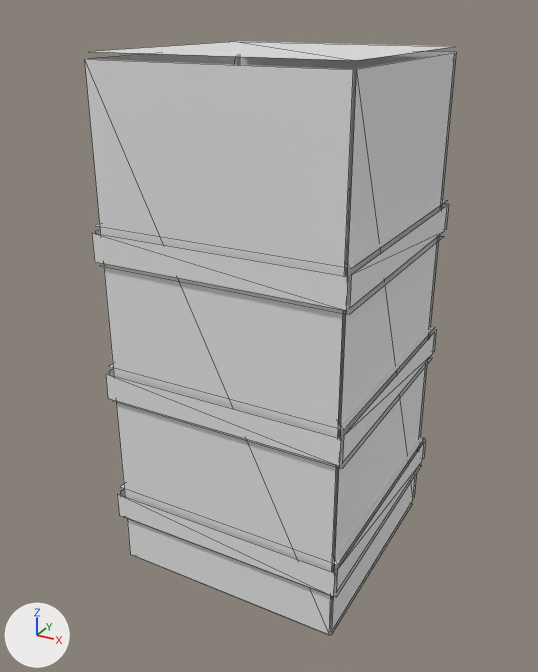
Renders of the OBJ model tools/armor_src/models/entity/stormcaller/legs_leg_l.obj from each side of a commit.
Camera for both pictures: a 50 mm camera at (0.5, -0.719, 0.781) aimed at (0.113, -0.015, 0.429). Every picture has the same lights, and +X, +Y and +Z are marked at lower left. The picture after the commit comes second. Mesh edges are drawn as thin lines. Where no turn or scale is listed for an object, it has been applied to the vertices.

Objects in the first picture: 'legs_leg_l'.
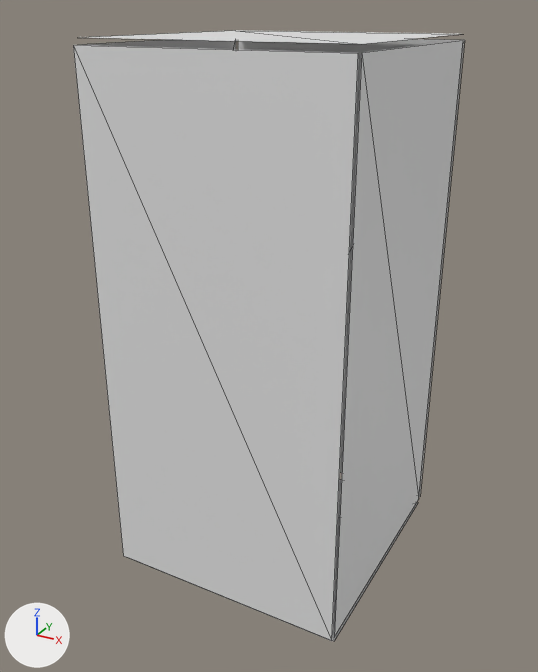
Changed parts and their boxes (x1, y1, x2, y2) in the pictures (538 x 672 px; the box of a moved part takes in the faces that stretch with it):
'legs_leg_l', reshaped
    before: (84, 41, 456, 635)
    after: (73, 30, 465, 641)
part 1 of me_legs_leg_l, moved or reshaped
    before: (95, 189, 447, 268)
    after: (78, 30, 457, 44)
part 2 of me_legs_leg_l, moved or reshaped
    before: (332, 465, 422, 597)
    after: (332, 479, 418, 641)
part 3 of me_legs_leg_l, rebuilt
    before: (84, 59, 353, 635)
    after: (73, 45, 358, 641)
part 4 of me_legs_leg_l, rebuilt
    before: (240, 51, 456, 498)
    after: (238, 39, 465, 497)
part 5 of me_legs_leg_l, rebuilt
    before: (332, 53, 455, 630)
    after: (334, 40, 463, 637)
part 6 of me_legs_leg_l, rebuilt
    before: (90, 54, 238, 65)
    after: (81, 40, 236, 49)

The change, as a list of edits to the scene's bpy script:
```text
Change me_legs_leg_l:
    used by ob_legs_leg_l; location = (0.0, 0.0, 0.0)
    remove me_legs_leg_l.from_pydata(...)  # 96 vertices, 48 faces; spans x -0.022..0.266, y -0.15..0.15, z 0.144..0.744
    add me_legs_leg_l.from_pydata(...)  # 24 vertices, 12 faces; spans x -0.022..0.266, y -0.15..0.15, z 0.144..0.756
    me_legs_leg_l part 1: the loose piece of 4 vertices spanning x -0.022..0.266, y -0.144..0.144, z 0.575 is moved by (0.0, 0.0, 0.181)
    me_legs_leg_l part 2: the loose piece of 4 vertices spanning x -0.022..0.266, y -0.144..0.144, z 0.206 is moved by (0.0, 0.0, -0.062)
    me_legs_leg_l part 3: the loose piece of 4 vertices spanning x -0.016..0.259, y -0.144, z 0.15..0.738 is rebuilt with 4 vertices and now spans x -0.022..0.266, y -0.15, z 0.15..0.75
    me_legs_leg_l part 4: the loose piece of 4 vertices spanning x -0.016..0.259, y 0.144, z 0.15..0.738 is rebuilt with 4 vertices and now spans x -0.022..0.266, y 0.15, z 0.15..0.75
    me_legs_leg_l part 5: the loose piece of 4 vertices spanning x 0.259, y -0.137..0.138, z 0.15..0.738 is rebuilt with 4 vertices and now spans x 0.266, y -0.144..0.144, z 0.15..0.75
    me_legs_leg_l part 6: the loose piece of 4 vertices spanning x -0.016, y -0.137..0.138, z 0.15..0.738 is rebuilt with 4 vertices and now spans x -0.022, y -0.144..0.144, z 0.15..0.75
    other edits to the shape of me_legs_leg_l do not show in these pictures
```
